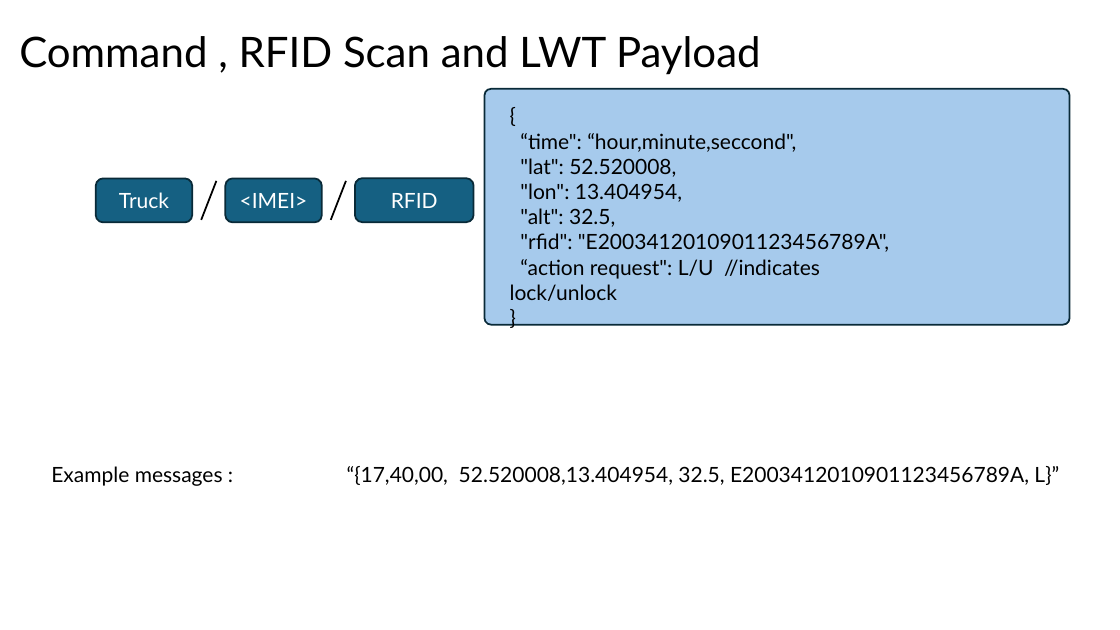
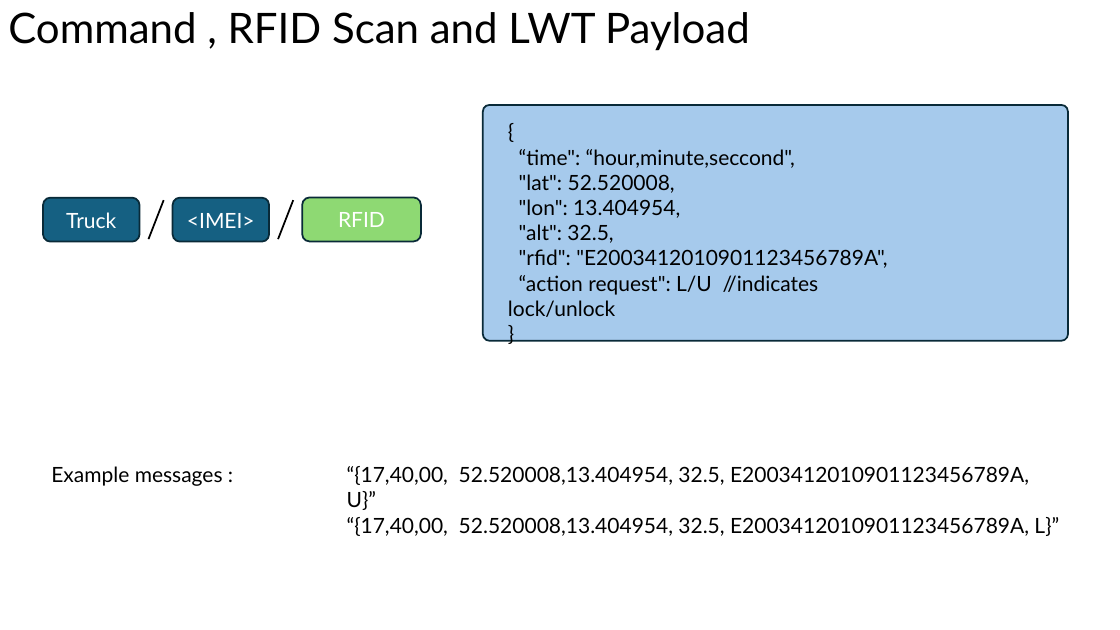
Before and after one commit to hamidrezaHemati/MQTT-AutoLock, a slide deck: slide 15 of Structure/Communication Workflow — MQTT Design & Architecture.pptx (slide 12 before the commit). Drawn at 1120x630 pixels with LibreOffice and Linux fonts; fonts in the diff are those of the drawing. Boxes give left, top, right and bottom in pixels: in the first picture for what was removed or moved away, otherwise in the second. Text is boxed around its words. In the diff, an @@ line names an element or a change of style, - is before the commit and + after.

```diff
--- a/Structure/Communication Workflow — MQTT Design & Architecture.pptx
+++ b/Structure/Communication Workflow — MQTT Design & Architecture.pptx
@@ text "Command , RFID Scan and ...": place and size @@
-text "Command , RFID Scan and ..." at [19, 36, 761, 75]
+text "Command , RFID Scan and ..." at [8, 12, 750, 51]
@@ rounded rectangle: place and size @@
-rounded rectangle at [485, 89, 1070, 325]
+rounded rectangle at [483, 105, 1069, 341]
@@ text "{": place and size @@
-text "{" at [510, 133, 889, 301]
+text "{" at [508, 149, 887, 317]
@@ 3 rounded rectangles, 2 lines: place and size @@
-3 rounded rectangles, 2 lines at [96, 178, 474, 222]
+3 rounded rectangles, 2 lines at [43, 197, 421, 241]
@@ rounded rectangle "RFID" at [302, 197, 421, 241]: fill #156082 to #8ED973 @@
@@ text at [347, 466, 1029, 485]: text changed @@
-“{17,40,00, 52.520008,13.404954, 32.5, E2003412010901123456789A, L}”
+“{17,40,00, 52.520008,13.404954, 32.5, E2003412010901123456789A, U}”
@@ text added at [347, 517, 1059, 536], 18 pt, text #000000 @@
+“{17,40,00, 52.520008,13.404954, 32.5, E2003412010901123456789A, L}”
```
Also in this commit, not shown: 5 other slides changed, 5 slides added, 2 slides removed, 4 other files.
